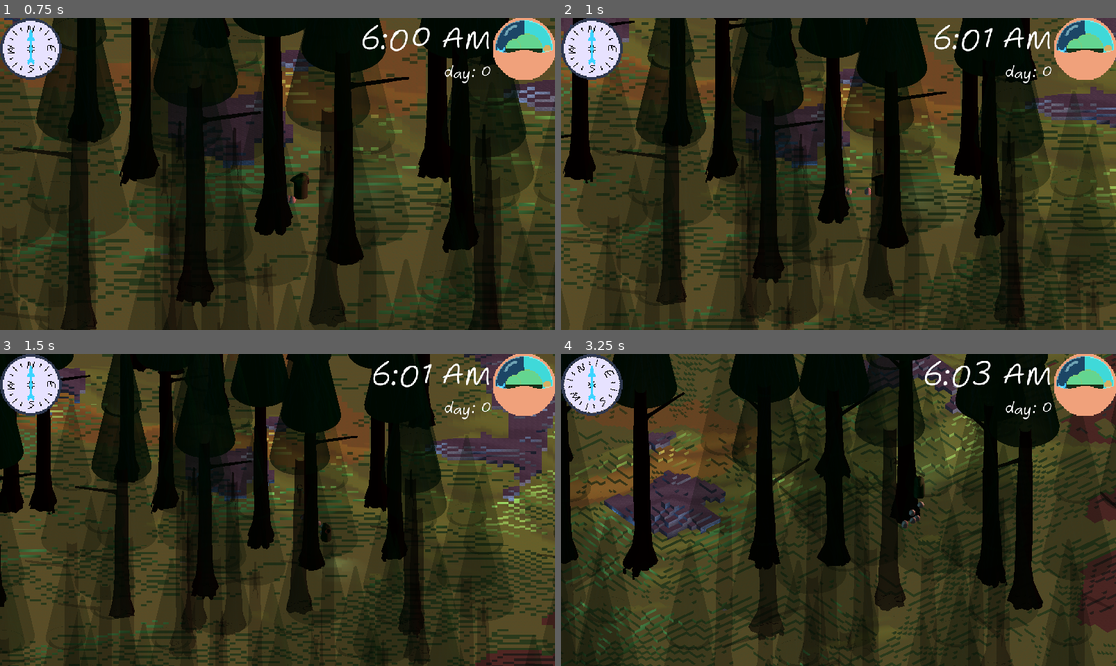
Above: before the commit, frames 1-4 (two rows, left to right).
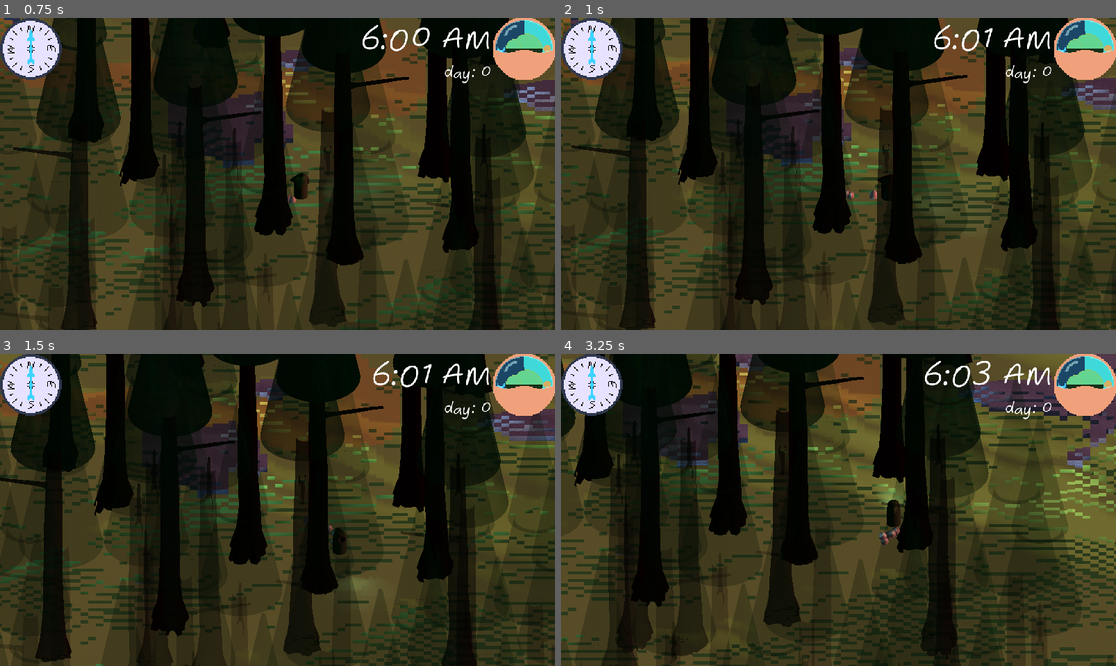
Above: after the commit, the same moments.

Repository: fennylol/rogue-light
Game: Godot game, scene res://points_of_interest/the_forest/the_forest.tscn
Same seed, same stepped clock (60 frames per second), same inputs: the game is played once before the commit and once after it.
Inputs (mouse positions are in pixels of both pictures, inside the frame that each line leads up to):
- Up to frame 1 (0.75 s): tap Enter (submit) at 0.5 s; move the mouse to (399, 158) at 0.52 s; hold D (move_right) from 0.53 s (still down); hold Shift (DEV) from 0.53 s (still down); click (399, 158) at 0.67 s
- Up to frame 2 (1 s): keep holding D (move_right); keep holding Shift (DEV); tap Down (look_down) at 0.8 s
- Up to frame 3 (1.5 s): move the mouse to (166, 525) at 1.27 s; release D (move_right) at 1.28 s; release Shift (DEV) at 1.28 s; hold S (move_down) from 1.28 s (still down); tap Down (look_down) at 1.35 s; click (166, 525) at 1.42 s
- Up to frame 4 (3.25 s): tap Left (look_left) at 1.55 s; move the mouse to (894, 441) at 2.02 s; release S (move_down) at 2.03 s; hold D (move_right) 2.03-2.78 s; hold Left (look_left) 2.03-2.78 s; click (894, 441) at 2.17 s; tap Right (look_right) at 2.3, 2.85 s; move the mouse to (810, 572) at 2.77 s; hold W (move_up) from 2.78 s (still down); click (810, 572) at 2.92 s; tap Up (look_up) at 3.05 s

Frame 1 is identical in both runs. In frame 2, 49% of the frame differs, in the area x 0-100%, y 0-100%; in frame 3, 57%; in frame 4, 66%.

Commit message:
look with mouse
how cool.
also compass has been adjusted to act like a spring so now it looks perfect.

Diff:
--- a/GUI/GUI.gd
+++ b/GUI/GUI.gd
@@ -15,12 +15,7 @@
 
 @onready var compass_face = $compass/compass_progress as TextureRect
 var target_rotation: float = 0.0
-var lerp_speed = 2
-var past_diffs: Array[float] = []
-const MAX_DIFFS: int = 30
-var curr_diff = 0
-const OS_RATIO = 0.1
-# TODO: rework these parameters to be "lags x rads behind"
+var angular_velocity: float = 0.0
 
 var DUKE = TheDuke
 var ARCHIVIST = TheArchivist
@@ -28,12 +23,13 @@
 
 
 func _ready():
-	DUKE.tick.connect(update_display)
+	DUKE.tick.connect(update_time_display)
 	DUKE.message_dispatch.connect(recieve_message)
 	DUKE.command_dispatch.connect(recieve_orders)
 
-	for i in MAX_DIFFS*10: past_diffs.push_back(0.0)
+func _process(_delta): command_window()
 
+func _physics_process(delta): update_compass_display(delta)
 
 func recieve_message(message: Dictionary):
 	if message.has("error"): prepend_output_text(message)
@@ -44,10 +40,8 @@
 	elif orders.command_name == "help": COMMAND_help(orders.options)
 	elif orders.command_name == "clear": COMMAND_clear(orders.options)
 
-func _process(delta):command_window()
-func _physics_process(delta): move_compass(delta)
 
-func update_display(TIME: Vector4i):
+func update_time_display(TIME: Vector4i):
 	var hour = str(TIME[HOUR] if TIME[HOUR] else 12)
 	var minute = str(TIME[MINUTE]).pad_zeros(2)
 	var period = "PM" if TIME[PERIOD] else "AM"
@@ -59,17 +53,23 @@
 	clock_display.rotation_degrees = hour*(360/24) - minute*(15.0/60.0)
 
 
-func move_compass(delta):
-	var look_input_dir = Input.get_vector("look_left", "look_right", "look_up", "look_down")
-	if look_input_dir:
-		target_rotation += look_input_dir.x * delta
+func update_compass_display(delta):
+	var damping_factor = 0.99
+	var spring_strength: float = 10.0
 
-	compass_face.rotation = lerp(compass_face.rotation, target_rotation, lerp_speed*delta*OS_RATIO)
 	var diff = target_rotation - compass_face.rotation
-	past_diffs[curr_diff] = diff
-	curr_diff = (curr_diff+1) % MAX_DIFFS
-	compass_face.rotation = lerp(compass_face.rotation, compass_face.rotation+past_diffs[curr_diff], lerp_speed*delta*(1-OS_RATIO))
+	var acceleration = spring_strength * diff
 
+	angular_velocity += acceleration * delta
+	angular_velocity *= damping_factor
+	compass_face.rotation += angular_velocity * delta
+
+	if abs(diff) < 0.001 and abs(angular_velocity) < 0.001:
+		rotation = target_rotation
+		angular_velocity = 0.0
+
+
+func rotate_compass(rot: float): target_rotation += rot
 
 func prepend_output_text(message): output.text = "- "+str(message)+"\n\n"+output.text
 
@@ -85,13 +85,7 @@
 		if Input.is_action_just_pressed("DEV_command") or Input.is_action_just_pressed("esc"):
 			command_zone.visible = false
 			DUKE.pause_game(false)
-			#
-			#var command = input_zone.text.strip_edges()
-			#DUKE.execute_command(command)
 		elif Input.is_action_just_pressed("submit"):
-			#command_zone.visible = false
-			#DUKE.pause_game(false)
-
 			var command = input_zone.text.strip_edges()
 			DUKE.execute_command(command)
 
@@ -104,16 +98,16 @@
 		commands_array.reverse()
 
 		for command in commands_array:
-			var str = "= - "+command+" - = -\n| "+ ARCHIVIST.COMMANDS[command]["desc"]
+			var out_str = "= - "+command+" - = -\n| "+ ARCHIVIST.COMMANDS[command]["desc"]
 			if options.has("verbose") or options.has("v"):
-				str += "\n-- valid options --"
+				out_str += "\n-- valid options --"
 				for option in ARCHIVIST.COMMANDS[command]["accepted_options"]:
-					str += "\n| -" + option
-				str += "\n-- targets --"
+					out_str += "\n| -" + option
+				out_str += "\n-- targets --"
 				for target in ARCHIVIST.COMMANDS[command]["targets"]:
-					str += "\n| " + target
+					out_str += "\n| " + target
 
-			prepend_output_text(str)
+			prepend_output_text(out_str)
 
 		if options.has("verbose") or options.has("v"):
 			var info_str = "=- COMMAND -=-\n|- VALID\n|- OPTIONS"
@@ -123,11 +117,11 @@
 			var command = options["command"][i]
 			if ARCHIVIST.COMMANDS.has(command):
 				var command_options = ARCHIVIST.COMMANDS[command]["accepted_options"]
-				var str = "= - "+command+" - = -\n| "+ ARCHIVIST.COMMANDS[command]["desc"]
-				str += "\n-- valid options --"
+				var out_str = "= - "+command+" - = -\n| "+ ARCHIVIST.COMMANDS[command]["desc"]
+				out_str += "\n-- valid options --"
 				for option in command_options:
-					str += "\n| -" + option + ": " + command_options[option]
-				prepend_output_text(str)
+					out_str += "\n| -" + option + ": " + command_options[option]
+				prepend_output_text(out_str)
 			else: prepend_output_text("=- "+command+" -=-\n|- doesn't exist")
 
-func COMMAND_clear(options: Dictionary): output.text = ""
+func COMMAND_clear(_options: Dictionary): output.text = ""
--- a/GUI/input/input_zone.gd
+++ b/GUI/input/input_zone.gd
@@ -24,7 +24,7 @@
 	text_changed.connect(_on_text_changed)
 
 
-func _process(delta):
+func _process(_delta):
 	if get_parent().visible:
 		if Input.is_action_just_pressed("submit"):
 			var command = text.strip_edges()
--- a/entities/player/bandit.gd
+++ b/entities/player/bandit.gd
@@ -20,15 +20,8 @@
 var gravity = ProjectSettings.get_setting("physics/3d/default_gravity")
 
 func _physics_process(delta):
-
 	var input_dir = Input.get_vector("move_left", "move_right", "move_up", "move_down")
-	var look_input_dir = Input.get_vector("look_left", "look_right", "look_up", "look_down")
 	var direction = (transform.basis * Vector3(input_dir.x, 0, input_dir.y)).normalized()
-	var look_direction = (Vector3(look_input_dir.x, 0, look_input_dir.y)).normalized()
-
-	if look_direction:
-		rotation.y += look_direction.x * delta
-		MESH.rotation.y -= look_direction.x * delta
 
 	if DUKE.PAUSED: return
 
@@ -64,6 +57,10 @@
 
 	move_and_slide()
 
+func rotate_player(amount: float):
+	rotation.y += amount
+	MESH.rotation.y -= amount
+
 func reset_rotation():
 	rotation.y = 0
 	MESH.rotation.y = PI/2
--- a/entities/player/bandit.tscn
+++ b/entities/player/bandit.tscn
@@ -25,6 +25,7 @@
 
 [node name="GPUParticles3D" type="CPUParticles3D" parent="bandit"]
 transform = Transform3D(1, 0, 0, 0, 1, 0, 0, 0, 1, -2, 0, 0)
+emitting = false
 amount = 7
 lifetime = 0.5
 mesh = SubResource("SphereMesh_un3lm")
--- a/noblemen/thecommander.gd
+++ b/noblemen/thecommander.gd
@@ -21,7 +21,7 @@
 
 	for option_match in option_regex.search_all(options_string):
 		var option_name = option_match.get_string(1)
-		var option_data = option_match.get_string(2).split(",") if option_match.get_string(2) else []
+		var option_data = Array(option_match.get_string(2).split(",")) if option_match.get_string(2) else []
 		#options.push_back({"option_name": option_name, "option_data": option_data})
 		options[option_name] = option_data
 
--- a/noblemen/thefool.gd
+++ b/noblemen/thefool.gd
@@ -2,7 +2,7 @@
 
 var DUKE = TheDuke
 var rng := RandomNumberGenerator.new()
-var STARTER_SEED: int = Time.get_unix_time_from_system()
+var STARTER_SEED: int = int(Time.get_unix_time_from_system())
 
 func _ready():
 	set_seed(STARTER_SEED)
@@ -24,5 +24,5 @@
 	if options.size() == 0: print("improper usage")
 	if options.has("set"):
 		if options["set"].size()>0: set_seed(int(options["set"][0]))
-		else : set_seed(Time.get_unix_time_from_system())
+		else : set_seed(int(Time.get_unix_time_from_system()))
 	if options.has("get"): print("/seed -set[", rng.seed,"]")
--- a/noblemen/themasterofworks.gd
+++ b/noblemen/themasterofworks.gd
@@ -2,11 +2,33 @@
 ### WISHLIST ###
 # [x] change to cubic bezier <- this doent help. instead draw a vector from the endpoint to the midpoint, negate that, make that the vector to the next chunk's midpoint.
 # [x] trees
-# [ ] smarter generation
-# - create world as one block
-# - using hightmap, go through and paint biomes
-# [ ] fix vertical gaps
-
+# [smarter generation]
+#   L [ ] create world as one block
+#   L [ ] using hightmap, go through and paint biomes
+# [ ] fix vertical gaps (match min height of all adjacent tiles)
+
+
+### PLEASE NOTE: ###
+# anything that comes prebuilt out the box will use Y-up. thats cringe.
+# anything i wrote uses Z-up. is this stupid, impractical, harder to read,
+# harder to maintain, more error prone and devoid of practical benefits?
+# yes.
+# i'm using Z-up anyway. i think its the gentlemans choice.
+
+# # # # # # # # # # # # #          # # # # # # # # # # # # #
+# + > X |       |       #          # + > X |       |       #
+# v     |       |       #          # v     |       |       #
+# Y     |       |       #          # Z     |       |       #
+# - - - + - - - + - - - #          # - - - + - - - + - - - #
+#       |       |       #          #       |       |       #
+#       |       |       #          #       |       |       #
+#       |       |       #          #       |       |       #
+# - - - + - - - + - - - #          # - - - + - - - + - - - #
+#       |       |       #          #       |       |       #
+#       |       |       #          #       |       |       #
+#       |       |       #          #       |       |       #
+# # # # # # # # # # # # #          # # # # # # # # # # # # #
+# MINE (based)                     GODOT's (cringe)
 const TILES = TheArchivist.TILE_NAMES
 var FOOL = TheFool
 var CHUNK_SIZE
@@ -250,33 +272,22 @@
 	var mid_vector = curve_data[1]
 	var offset = chunk_coords * CHUNK_SIZE
 	var rand = FOOL.range_i(CHUNK_SIZE * 1/4, CHUNK_SIZE * 3/4)
-	var x1
-	var y1
-	var x2
-	var y2
+	var x1: int
+	var y1: int
+	var x2: int
+	var y2: int
 
 	if mid_vector == Vector2.ZERO:
 		x1 = FOOL.range_i(CHUNK_SIZE * 1/4.0, CHUNK_SIZE * 3/4.0) + offset.x
 		y1 = FOOL.range_i(CHUNK_SIZE * 1/4.0, CHUNK_SIZE * 3/4.0) + offset.y
 	else:
-		var dist_from_edge = 16.0 # a DFE=4 would range from 1/4th - 3/4th of the chunks area as valid. DFE=10 -> 1/10th - 9/10th
 		var midpoint_dist = FOOL.range_f(CHUNK_SIZE/4, CHUNK_SIZE)
 		mid_vector = (mid_vector.normalized() * midpoint_dist) + block_coords
 		x1 = int(min(max(mid_vector.x, 0), CHUNK_SIZE*CHUNK_COUNT-1))
 		y1 = int(min(max(mid_vector.y, 0), CHUNK_SIZE*CHUNK_COUNT-1))
-		#x1 = int(min(max(mid_vector.x, offset.x+CHUNK_SIZE*1/dist_from_edge), offset.x+CHUNK_SIZE*(dist_from_edge-1)/dist_from_edge))
-		#y1 = int(min(max(mid_vector.y, offset.y+CHUNK_SIZE*1/dist_from_edge), offset.y+CHUNK_SIZE*(dist_from_edge-1)/dist_from_edge))
 
 	x2 = ((abs(dir.x)*((1+dir.x)/2)*(CHUNK_SIZE-1)))+((1-abs(dir.x))*rand) + offset.x
 	y2 = ((abs(dir.y)*((1+dir.y)/2)*(CHUNK_SIZE-1)))+((1-abs(dir.y))*rand) + offset.y
-
-	#var linear_max = 0.5
-	#var linear_iter = 0
-	#while  (block_coords-Vector2(x1,y1)).normalized().dot((Vector2(x1,y1)-Vector2(x2,y2)).normalized()) > linear_max:
-		#linear_iter += 1
-		#if FOOL.range_i(0,1): x1 += 1 if x1 != CHUNK_SIZE - 2 else -1
-		#else: y1 += 1 if y1 != CHUNK_SIZE - 2 else -1
-	#if linear_iter: print("iterations to correct ", chunk_coords, ": ", linear_iter)
 
 	while abs(block_coords.x-x2) + abs(block_coords.y-y2) < CHUNK_SIZE/2:
 		rand = FOOL.range_i(0, CHUNK_SIZE - 1)
@@ -316,28 +327,28 @@
 				#else: set_tile(i,j,Z,"TREE_"+str(FOOL.range_i(0,1)),rot)
 
 
-func is_flat_and_centered(coords: Vector2, range: int) -> bool:
+func is_flat_and_centered(coords: Vector2, search_range: int) -> bool:
 	var height = heightmap[coords.x][coords.y]
 
 	if coords.x == 0 or coords.x == CHUNK_COUNT*CHUNK_SIZE-1 \
 	or coords.y == 0 or coords.y == CHUNK_COUNT*CHUNK_SIZE-1:
 		return false
 
-	for i in range(coords.x - range, coords.x + range + 1):
-		for j in range(coords.y - range, coords.y + range + 1):
+	for i in range(coords.x - search_range, coords.x + search_range + 1):
+		for j in range(coords.y - search_range, coords.y + search_range + 1):
 			if heightmap[i][j] != height: return false
 
 	return true
 
-func is_no_trees_nearby(coords: Vector2, range: int):
+func is_no_trees_nearby(coords: Vector2, search_range: int):
 	if coords.x == 0 or coords.x == CHUNK_COUNT*CHUNK_SIZE-1 \
 	or coords.y == 0 or coords.y == CHUNK_COUNT*CHUNK_SIZE-1:
 		return false
 
 	var height = heightmap[coords.x][coords.y]
-	for i in range(coords.x - range, coords.x + range + 1):
-		for j in range(coords.y - range, coords.y + range + 1):
-			for k in range(height - range, height + range + 1):
+	for i in range(coords.x - search_range, coords.x + search_range + 1):
+		for j in range(coords.y - search_range, coords.y + search_range + 1):
+			for k in range(height - search_range, height + search_range + 1):
 				if MAP_GRID.get_cell_item(Vector3(i,k,j)) == TILES["TALL_PINE"]: return false
 
 	return true
--- a/points_of_interest/the_forest/world.gd
+++ b/points_of_interest/the_forest/world.gd
@@ -1,6 +1,13 @@
 extends Node3D
 ### WISHLIST ###
-# [ ] caravan
+# [caravan]
+#  L [x] follows path
+#  L [x] ridable (cash money)
+#  L [ ] sits on ground nicely
+#  L [ ] other actor aware (slows/stop if something is in front etc)
+#  L [ ] drops loot
+#  L [ ] comes with body guards
+#  L [ ] reacts to how player has been attacking it
 # [ ] collect resources
 # [x] camera improvements
 
@@ -18,19 +25,6 @@
 @onready var STATIC_LIGHTS = $world_parts/lights/static_lights as Node3D
 
 ### WORLD GEN PARAMETERS ###
-# # # # # # # # # # # # #
-# + > X |       |       #
-# v     |       |       #
-# Z     |       |       #
-# - - - + - - - + - - - #
-#       |       |       #
-#       |       |       #
-#       |       |       #
-# - - - + - - - + - - - #
-#       |       |       #
-#       |       |       #
-#       |       |       #
-# # # # # # # # # # # # #
 const CHUNK_SIZE: int = 64
 const CHUNK_COUNT: int = 4
 const MAX_HEIGHT: int = 40
@@ -40,13 +34,19 @@
 var MASTER_OF_WORKS := MasterOfWorks.new()
 
 
-
 ### CAMERA PARAMETERS ###
 const CAM_SIZE: float = 20
 const MIN_CAM_SIZE: float = 5
 const MAX_CAM_SIZE: float = 100
+var target_size: float = CAM_SIZE
+
+const MAX_PITCH: float = 0.5
+var target_rotation: float = 0.0
+var target_pitch: float = 0.0
+var mouse_pos := Vector2.ZERO
+
 var FADE_SETTINGS := Vector3(5.0, 20.0, 0.25) # begin dist, end dist, and min alpha
-var target_rotation: float = 0.0
+
 
 #### TIME/CARAVAN ###
 enum {AM, PM}
@@ -141,7 +141,7 @@
 
 
 func generate_map(r: bool = true, s: bool = true):
-	if WORLD.get_node("road_path"): WORLD.get_node("road_path").queue_free()
+	if WORLD.get_node_or_null("road_path"): WORLD.get_node("road_path").queue_free()
 	var on_map_generation_finished = func():
 		MAP_GRID.queue_free()
 		MAP_GRID = MASTER_OF_WORKS.get_map_grid()
@@ -174,23 +174,55 @@
 	var lerp_speed_z = ((diff_z/(CAMERA.get_child(0).size/4))**2.0)*delta
 	CAMERA.position.z = lerpf(CAMERA.position.z, PLAYER.position.z, lerp_speed_z)
 
-	var look_input_dir = Input.get_vector("look_left", "look_right", "look_up", "look_down")
-	var look_direction = (transform.basis * Vector3(look_input_dir.x, 0, look_input_dir.y)).normalized()
-	if look_direction:
-		#CAMERA.rotation.y += look_direction.x * delta
-		target_rotation += look_direction.x * delta
-		if CAMERA.get_child(0).get_projection() == Camera3D.PROJECTION_ORTHOGONAL:
-			CAMERA.get_child(0).size = min(max(look_direction.z+CAMERA.get_child(0).size, MIN_CAM_SIZE), MAX_CAM_SIZE)
-		else:
-			CAMERA.get_child(0).position.y += look_direction.z * delta * CAMERA.get_child(0).position.y
-			CAMERA.get_child(0).position.z += look_direction.z * delta * CAMERA.get_child(0).position.z
+	if Input.is_action_just_released("move_cam"):
+		Input.warp_mouse(mouse_pos)
+		Input.set_mouse_mode(Input.MOUSE_MODE_VISIBLE)
+	elif Input.is_action_just_pressed("move_cam"):
+		mouse_pos = get_viewport().get_mouse_position()
+		Input.set_mouse_mode(Input.MOUSE_MODE_HIDDEN)
+		#var pos =
+		#if pos.x + 1 >= get_viewport().size.x: Input.warp_mouse(Vector2(1,pos.y))
+		#elif pos.x <= 0: Input.warp_mouse(Vector2(get_viewport().size.x,pos.y-1))
+		#
+		#if pos.y + 1 >= get_viewport().size.y: Input.warp_mouse(Vector2(pos.x,1))
+		#elif pos.y <= 0: Input.warp_mouse(Vector2(pos.x,get_viewport().size.y-1))
+
+	var scroll: int = int(Input.is_action_just_released("scroll_down")) - int(Input.is_action_just_released("scroll_up"))
+	target_size = min(max(target_size+scroll, MIN_CAM_SIZE), MAX_CAM_SIZE)
+
+	if CAMERA.get_child(0).get_projection() == Camera3D.PROJECTION_ORTHOGONAL:
+		CAMERA.get_child(0).size = lerp(CAMERA.get_child(0).size, target_size, 0.1)
 
 	CAMERA.rotation.y = lerp(CAMERA.rotation.y, target_rotation, 0.1)
+	CAMERA.rotation.x = lerp(CAMERA.rotation.x, target_pitch, 0.1)
 
 	if Input.is_action_pressed("DEV"):
 		if Input.is_action_pressed("look_up") and Input.is_action_pressed("look_down"): reset_camera(false, true)
 		if Input.is_action_pressed("look_left") and Input.is_action_pressed("look_right"): reset_camera(true, false)
 		if Input.is_action_pressed("look_up") and Input.is_action_pressed("look_left"): reset_camera()
+
+
+func _input(event):
+	if event is InputEventMouseMotion and Input.is_action_pressed("move_cam"):
+		if abs(event.relative.x):
+			var amount = -event.relative.x * get_process_delta_time()
+			target_rotation += amount
+			PLAYER.rotate_player(amount)
+			GUI.rotate_compass(amount)
+		if abs(event.relative.y):
+			var input = target_pitch + -event.relative.y/abs(event.relative.y) * get_process_delta_time()
+			target_pitch = min(max(input, -MAX_PITCH), MAX_PITCH)
+
+
+func move_cam_with_buttons(delta):
+	var look_direction = Input.get_vector("look_left", "look_right", "look_up", "look_down")
+	if look_direction:
+		target_rotation += look_direction.x * delta
+		if CAMERA.get_child(0).get_projection() == Camera3D.PROJECTION_ORTHOGONAL:
+			target_size = min(max(look_direction.y+target_size, MIN_CAM_SIZE), MAX_CAM_SIZE)
+		else:
+			CAMERA.get_child(0).position.y += look_direction.y * delta * CAMERA.get_child(0).position.y
+			CAMERA.get_child(0).position.z += look_direction.y * delta * CAMERA.get_child(0).position.z
 
 
 func reset_camera(r: bool = true, s: bool = true):
@@ -205,8 +237,8 @@
 		else: CAMERA.get_child(0).position = Vector3(0,15.5,22.0)
 
 func recieve_orders(orders: Dictionary):
-	var COMMAND_ = func(options: Dictionary):
-		if options.has(""): pass
+	#var COMMAND_ = func(options: Dictionary):
+		#if options.has(""): pass
 
 	var COMMAND_setfade = func(options: Dictionary):
 		var begin: float = FADE_SETTINGS.x
--- a/project.godot
+++ b/project.godot
@@ -20,6 +20,10 @@
 TheDuke="*res://noblemen/theduke.gd"
 TheArchivist="*res://noblemen/thearchivist.gd"
 TheFool="*res://noblemen/thefool.gd"
+
+[debug]
+
+gdscript/warnings/integer_division=0
 
 [filesystem]
 
@@ -139,6 +143,21 @@
 "events": [Object(InputEventKey,"resource_local_to_scene":false,"resource_name":"","device":-1,"window_id":0,"alt_press …(182 unchanged characters)…
 ]
 }
+move_cam={
+"deadzone": 0.5,
+"events": [Object(InputEventMouseButton,"resource_local_to_scene":false,"resource_name":"","device":-1,"window_id":0,"alt_pressed":false,"shift_pressed":false,"ctrl_pressed":false,"meta_pressed":false,"button_mask":0,"position":Vector2(0, 0),"global_position":Vector2(0, 0),"factor":1.0,"button_index":2,"canceled":false,"pressed":false,"double_click":false,"script":null)
+]
+}
+scroll_up={
+"deadzone": 0.5,
+"events": [Object(InputEventMouseButton,"resource_local_to_scene":false,"resource_name":"","device":-1,"window_id":0,"alt_pressed":false,"shift_pressed":false,"ctrl_pressed":false,"meta_pressed":false,"button_mask":0,"position":Vector2(0, 0),"global_position":Vector2(0, 0),"factor":1.0,"button_index":4,"canceled":false,"pressed":false,"double_click":false,"script":null)
+]
+}
+scroll_down={
+"deadzone": 0.5,
+"events": [Object(InputEventMouseButton,"resource_local_to_scene":false,"resource_name":"","device":-1,"window_id":0,"alt_pressed":false,"shift_pressed":false,"ctrl_pressed":false,"meta_pressed":false,"button_mask":0,"position":Vector2(0, 0),"global_position":Vector2(0, 0),"factor":1.0,"button_index":5,"canceled":false,"pressed":false,"double_click":false,"script":null)
+]
+}
 
 [rendering]
 
